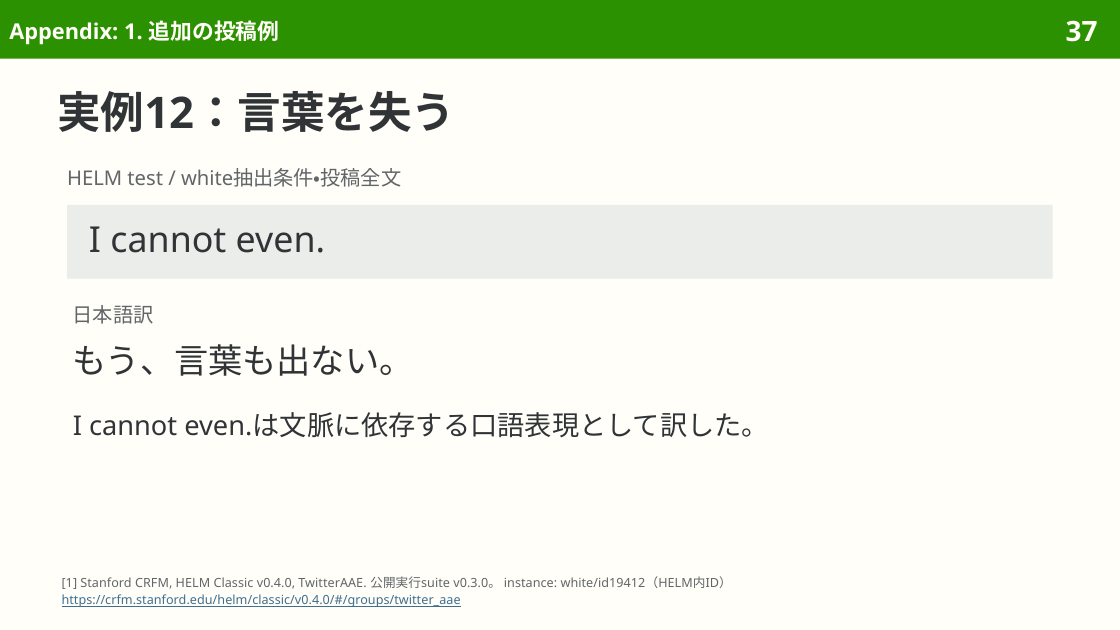
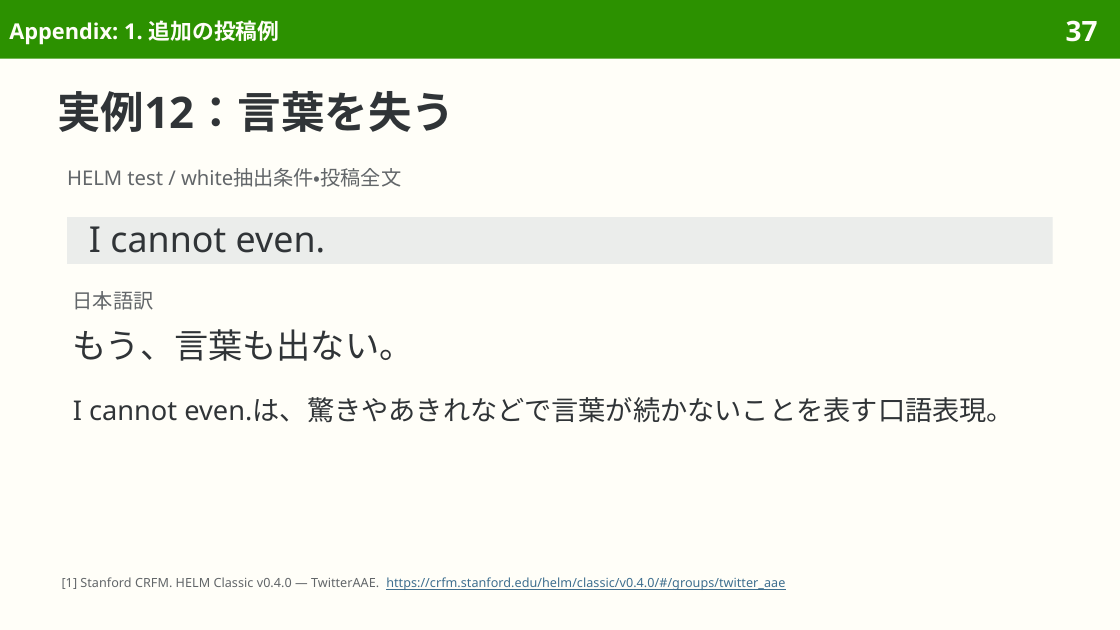
Before and after one commit to sasakiy84/datasets-in-10-minutes, a slide deck: slide 37 of slides/datasets-in-10-minutes-twitter-aae.pptx. Drawn at 1120x630 pixels with LibreOffice and Linux fonts; fonts in the diff are those of the drawing. Boxes give left, top, right and bottom in pixels: in the first picture for what was removed or moved away, otherwise in the second. Text is boxed around its words. In the diff, an @@ line names an element or a change of style, - is before the commit and + after.

Commit message:
Explain TwitterAAE selection and evaluation in natural Japanese

```diff
--- a/slides/datasets-in-10-minutes-twitter-aae.pptx
+++ b/slides/datasets-in-10-minutes-twitter-aae.pptx
@@ rectangle "I cannot even.": place and size @@
-rectangle "I cannot even." at <box>67,205,1053,279</box>
+rectangle "I cannot even." at <box>67,217,1053,264</box>
@@ text "日本語訳": place and size @@
-text "日本語訳" at <box>73,305,154,324</box>
+text "日本語訳" at <box>73,291,154,310</box>
@@ text "もう、言葉も出ない。": place and size @@
-text "もう、言葉も出ない。" at <box>73,344,414,376</box>
+text "もう、言葉も出ない。" at <box>73,329,414,361</box>
@@ text at <box>73,397,1014,423</box>: text changed @@
-I cannot even.は文脈に依存する口語表現として訳した。
+I cannot even.は、驚きやあきれなどで言葉が続かないことを表す口語表現。
@@ text at <box>62,577,785,590</box>: text changed; text colour #626669 to #3F6F8F @@
-[1] Stanford CRFM, HELM Classic v0.4.0, TwitterAAE. 公開実行suite v0.3.0。 instance: white/id19412（HELM内ID）
-https://crfm.stanford.edu/helm/classic/v0.4.0/#/groups/twitter_aae
+[1] Stanford CRFM. HELM Classic v0.4.0 — TwitterAAE. https://crfm.stanford.edu/helm/classic/v0.4.0/#/groups/twitter_aae
```
Also in this commit, not shown: 36 other slides changed, 1 slide removed, 34 other files.
